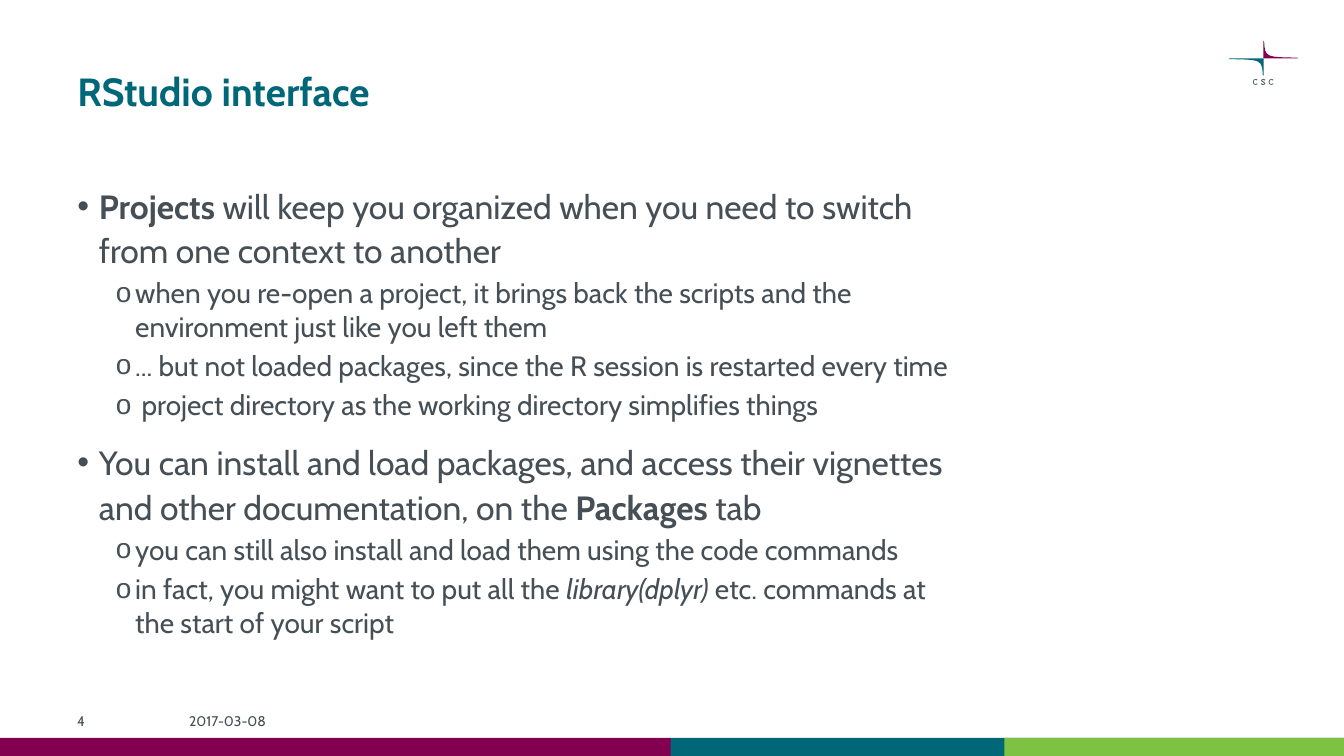
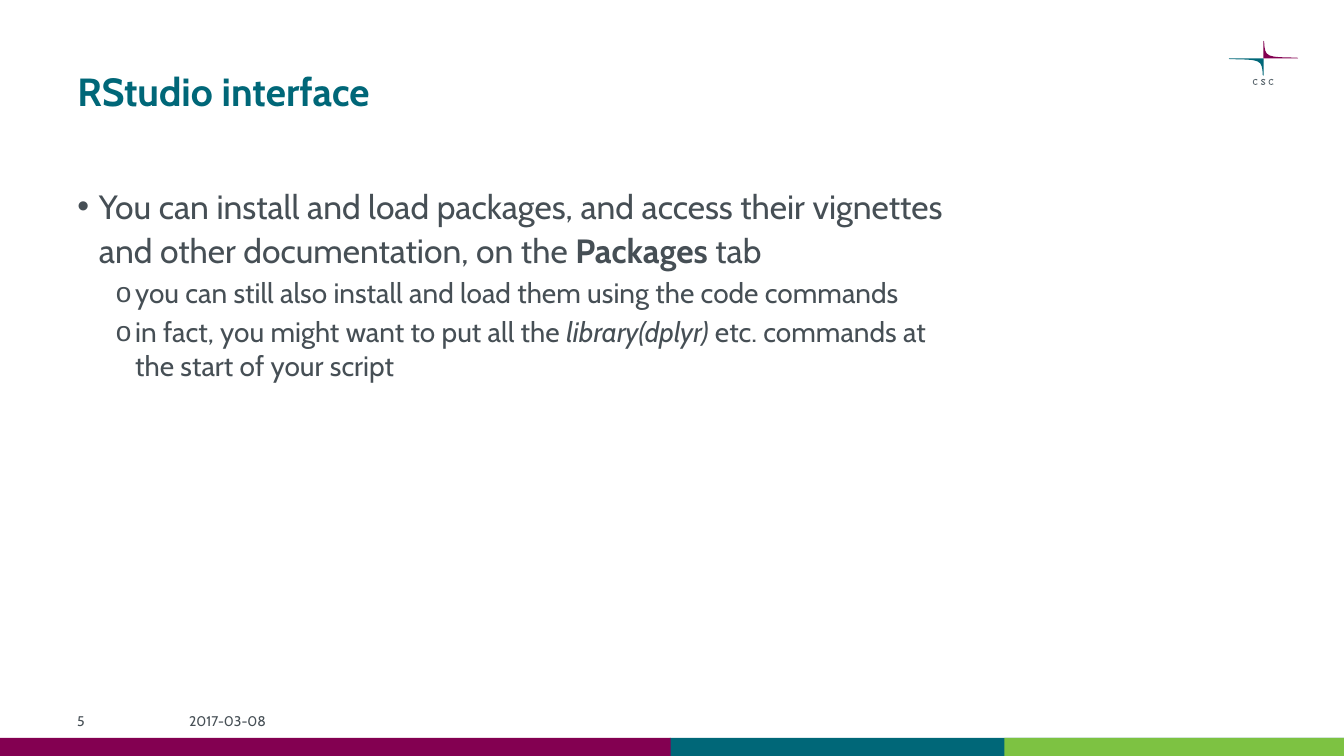
Before and after one commit to csc-training/wrangling-with-R, a slide deck: slide 5 of wrangling_with_r.pptx (slide 4 before the commit). Drawn at 1344x756 pixels with LibreOffice and Linux fonts; fonts in the diff are those of the drawing. Boxes give left, top, right and bottom in pixels: in the first picture for what was removed or moved away, otherwise in the second. Text is boxed around its words. In the diff, an @@ line names an element or a change of style, - is before the commit and + after.

```diff
--- a/wrangling_with_r.pptx
+++ b/wrangling_with_r.pptx
@@ text at (x1=99, y1=194, x2=947, y2=422): paragraphs removed @@
-• Projects will keep you organized when you need to switch from one context to another
-  o when you re-open a project, it brings back the scripts and the environment just like you left them
-  o ... but not loaded packages, since the R session is restarted every time
-  o project directory as the working directory simplifies things
@@ page number at (x1=77, y1=716, x2=85, y2=726): text changed @@
-4
+5
```
Also in this commit, not shown: 4 other slides changed, 2 slides added, 1 other file.
